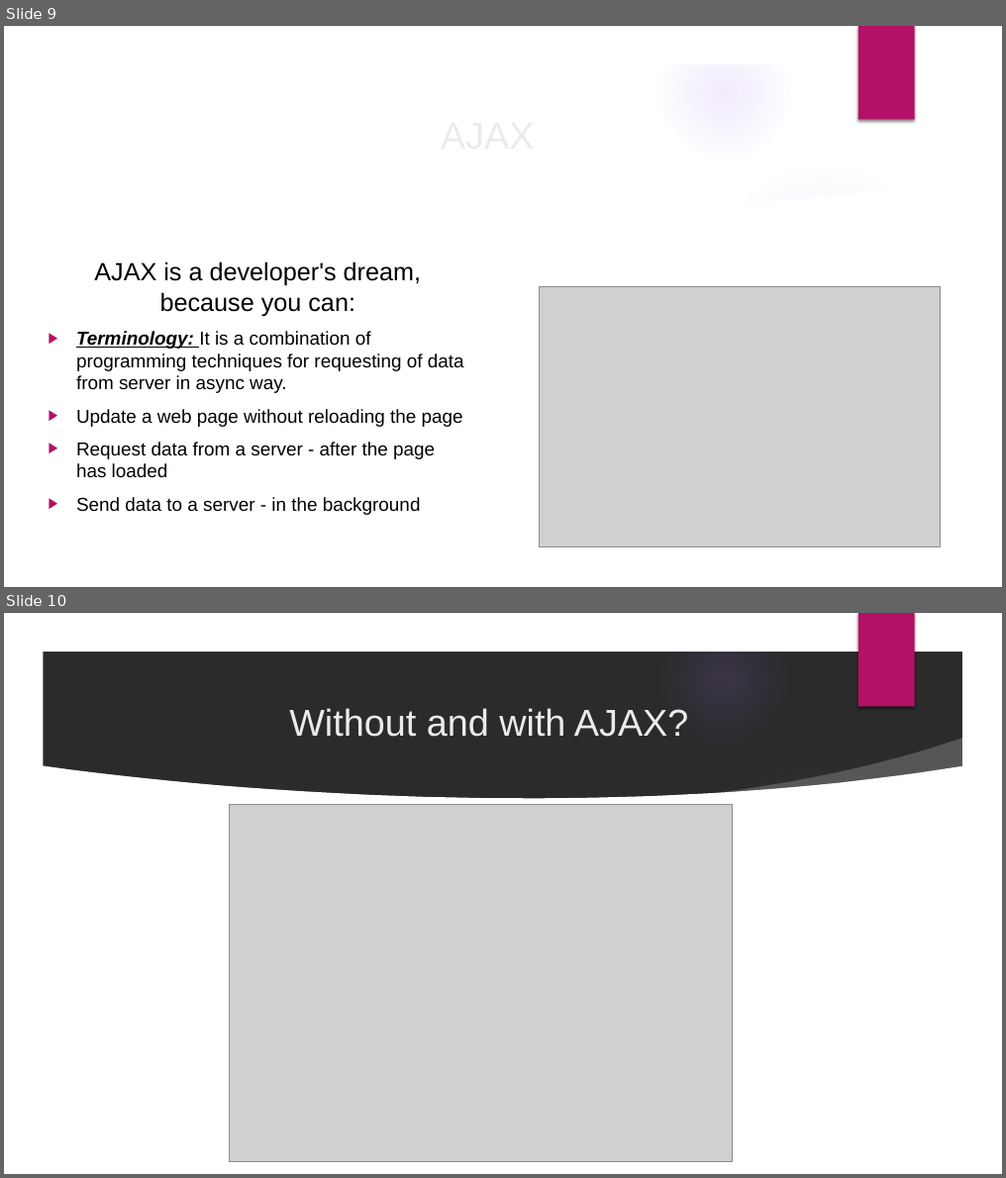
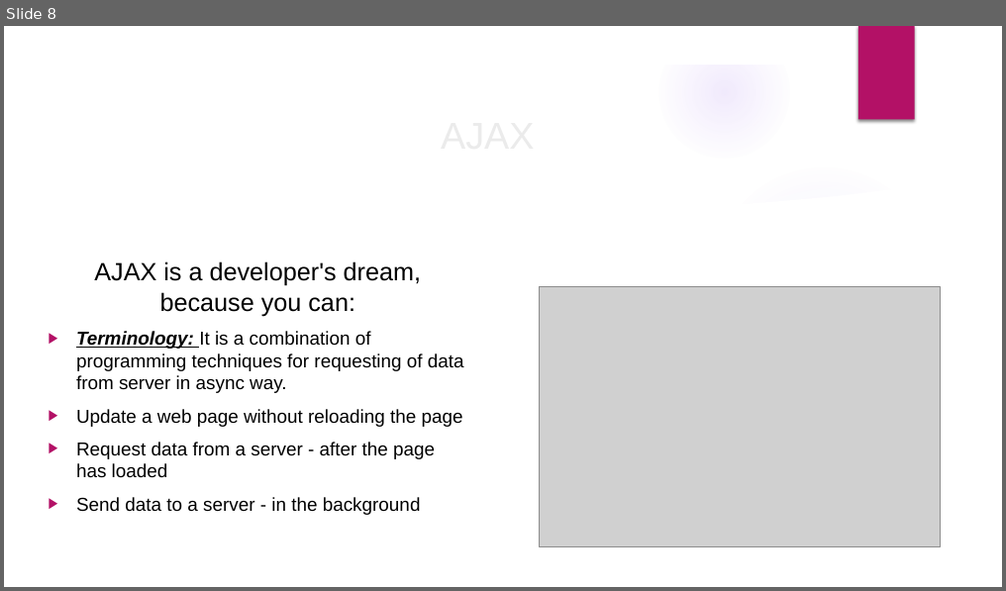
Before and after one commit to velizar92/TSK_Presentations, a slide deck: JS intro and overview.pptx. Shown one above the other, each under a label of ours: slides 9 and 10 before the commit, slide 8 after it. The pictures are 1006x1178 and 1006x591 pixels, drawn with LibreOffice and Linux fonts; fonts in the diff are those of the drawing; grey boxes stand for pictures; background and template pictures are left out; a plain dark background stands for a picture behind light text. Boxes give left, top, right and bottom in pixels: in the first picture for what was removed or moved away, otherwise in the second. Text is boxed around its words. In the diff, an @@ line names an element or a change of style, - is before the commit and + after.

Commit message:
Slides adjustments

```diff
--- a/JS intro and overview.pptx
+++ b/JS intro and overview.pptx
@@ slide 10 removed at bbox=[4, 613, 1002, 1174], background picture (left out); not listed: 9 template elements that a slide beside it also shows @@
@@ text removed at bbox=[289, 708, 688, 737] @@
-Without and with AJAX?
@@ picture removed at bbox=[230, 805, 733, 1161] @@
@@ what was slide 9 is now slide 8 @@
```
